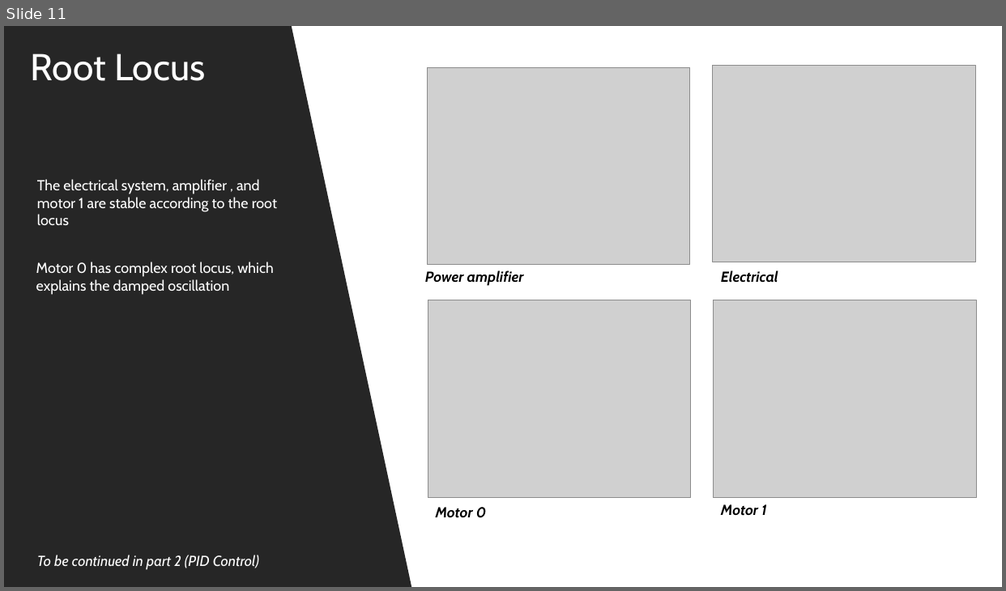
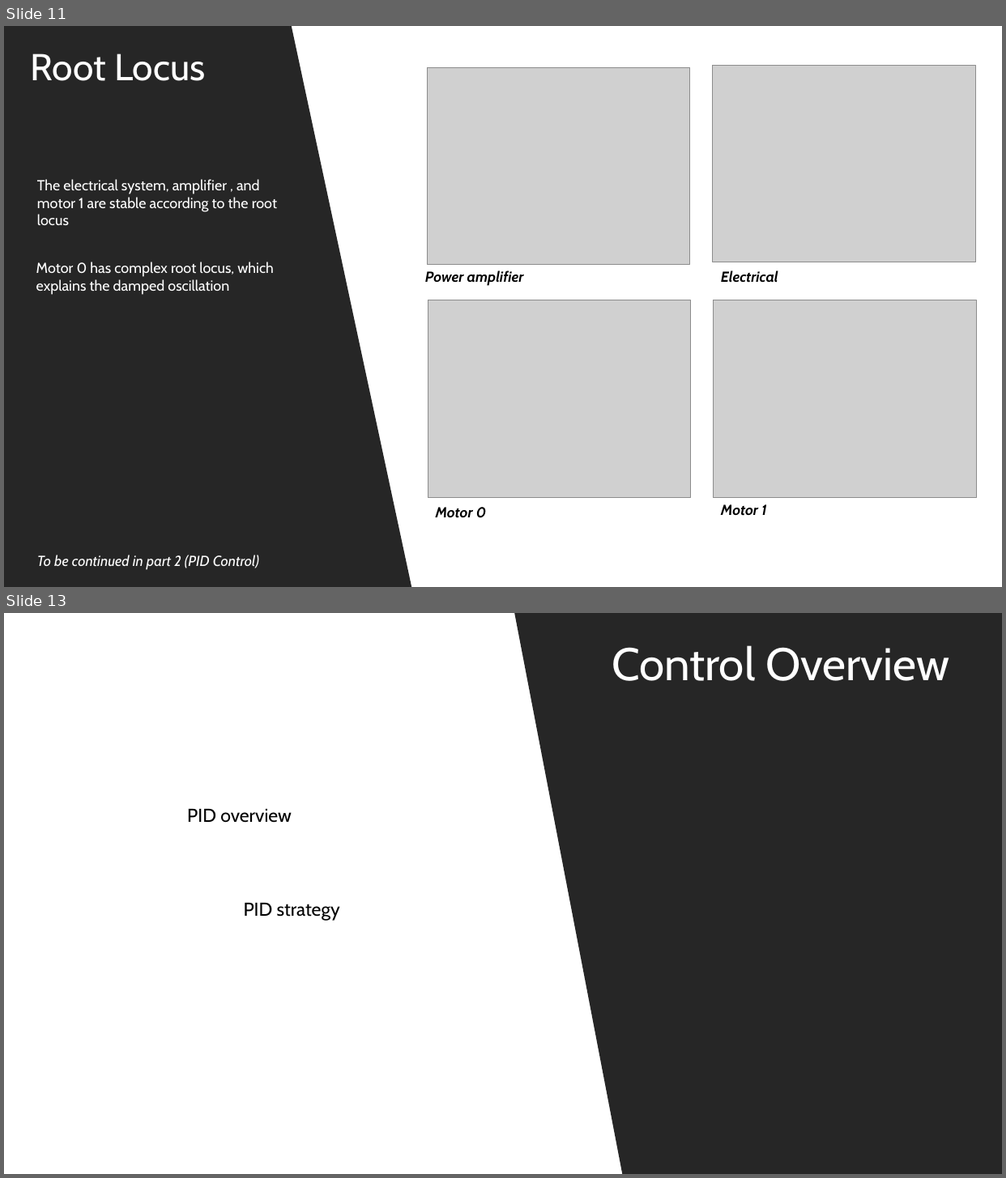
Before and after one commit to FSXAC/ELEC341, a slide deck: docs/report.pptx. Shown one above the other, each under a label of ours: slide 11 before the commit, slides 11 and 13 after it; the slides between them are not shown. The pictures are 1006x591 and 1006x1178 pixels, drawn with LibreOffice and Linux fonts; fonts in the diff are those of the drawing; grey boxes stand for pictures. Boxes give left, top, right and bottom in pixels: in the first picture for what was removed or moved away, otherwise in the second. Text is boxed around its words. In the diff, an @@ line names an element or a change of style, - is before the commit and + after.

```diff
--- a/docs/report.pptx
+++ b/docs/report.pptx
@@ slide 13 added at (4,613,1002,1174), background #FFFFFF @@
@@ rectangle added at (509,613,1002,1174), fill #262626 @@
@@ text added at (612,645,949,681), 44 pt, text #FFFFFF @@
+Control Overview
@@ text added at (187,809,292,823), 18 pt, text #000000 @@
+PID overview
@@ text added at (244,903,340,921), 18 pt, text #000000 @@
+PID strategy
```
Also in this commit, not shown: 2 slides changed, 5 other slides added, 2 other files.
